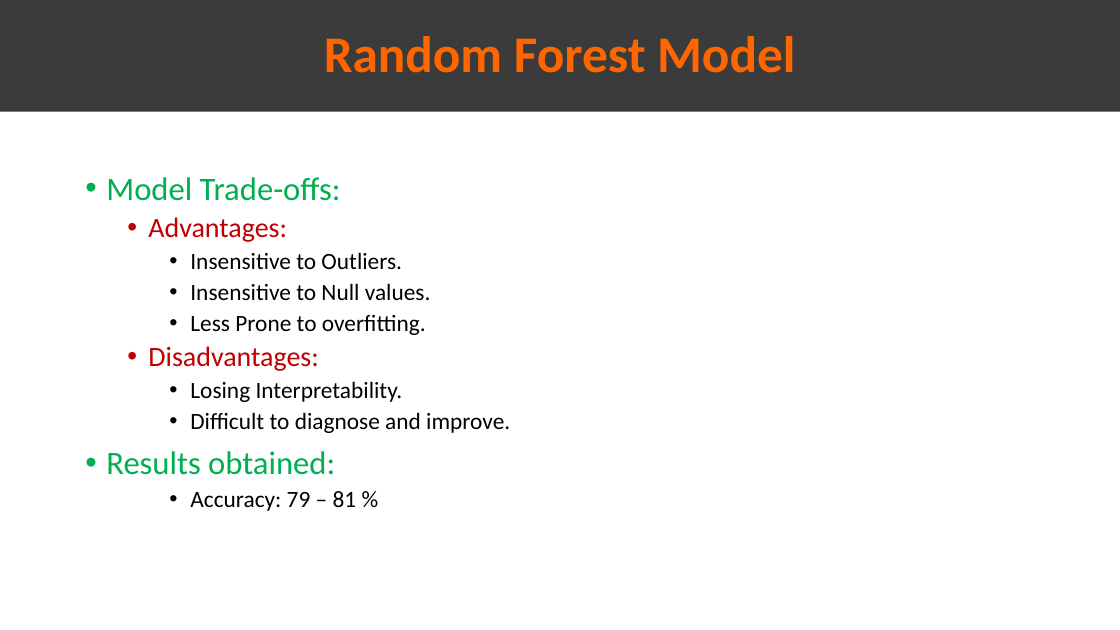
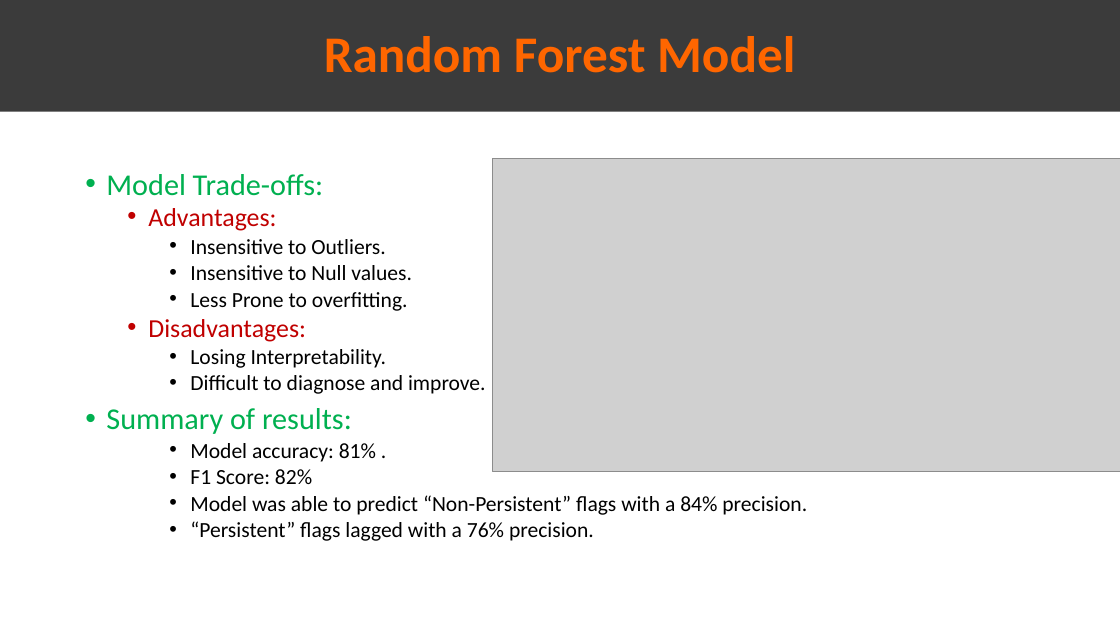
Before and after one commit to Omar-Safwat/HealthCare_project, a slide deck: slide 3 of Week_12/ML_model.pptx. Drawn at 1120x630 pixels with LibreOffice and Linux fonts; fonts in the diff are those of the drawing; grey boxes stand for pictures. Boxes give left, top, right and bottom in pixels: in the first picture for what was removed or moved away, otherwise in the second. Text is boxed around its words. In the diff, an @@ line names an element or a change of style, - is before the commit and + after.

```diff
--- a/Week_12/ML_model.pptx
+++ b/Week_12/ML_model.pptx
@@ text at (x1=106, y1=174, x2=486, y2=394): size 28 to 25.9 pt in "Model Trade-offs:"; size 24 to 22.2 pt in "Advantages:", "Disadvantages:"; size 20 to 18.5 pt in "Insensitive to Outliers.", "Insensitive to Null values.", "Less Prone to overfitting.", "Losing Interpretability." and 1 more places; line spacing 0.9 to 0.8 @@
@@ picture added at (x1=492, y1=159, x2=1120, y2=472) @@
@@ text at (x1=106, y1=408, x2=807, y2=541): text changed; size 28 to 18.5 pt; text colour #00B050 to #000000 @@
-• Results obtained:
-    • Accuracy: 79 – 81 %
+• Summary of results:
+    • Model accuracy: 81% .
+    • F1 Score: 82%
+    • Model was able to predict “Non-Persistent” flags with a 84% precision.
+    • “Persistent” flags lagged with a 76% precision.
```
